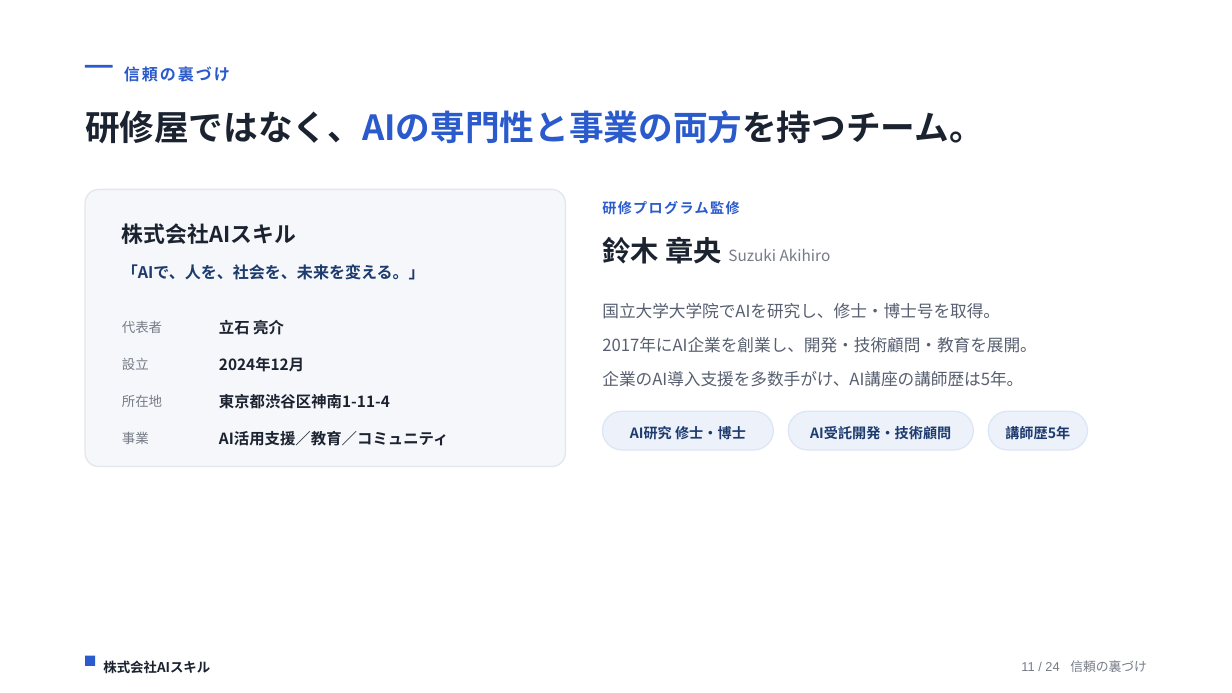
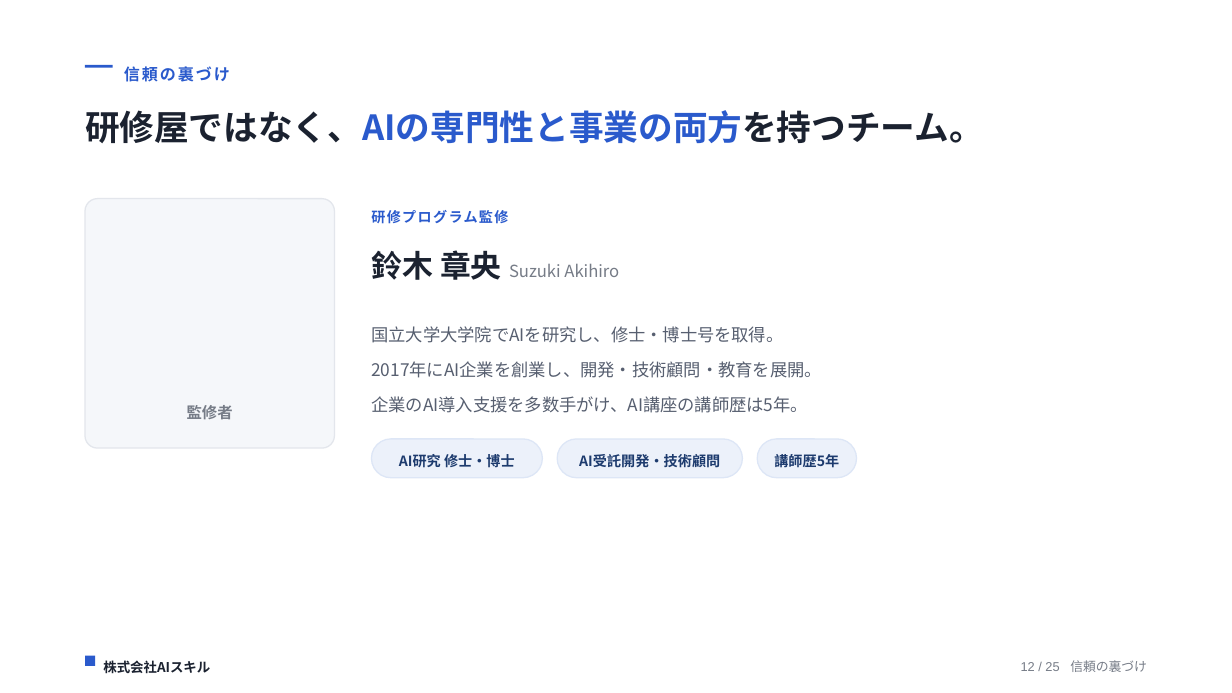
Before and after one commit to kkawano5-ui/website-redesign-machine-, a slide deck: slide 12 of proposal/ai-training-proposal-sme.pptx (slide 11 before the commit). Drawn at 1232x693 pixels with LibreOffice and Linux fonts; fonts in the diff are those of the drawing. Boxes give left, top, right and bottom in pixels: in the first picture for what was removed or moved away, otherwise in the second. Text is boxed around its words. In the diff, an @@ line names an element or a change of style, - is before the commit and + after.

```diff
--- a/proposal/ai-training-proposal-sme.pptx
+++ b/proposal/ai-training-proposal-sme.pptx
@@ rounded rectangle: place and size @@
-rounded rectangle at box(85, 189, 566, 467)
+rounded rectangle at box(85, 199, 335, 448)
@@ text "研修プログラム監修": place and size @@
-text "研修プログラム監修" at box(602, 201, 739, 215)
+text "研修プログラム監修" at box(371, 210, 508, 224)
@@ text removed at box(122, 223, 296, 244) @@
-株式会社AIスキル
@@ text "鈴木 章央 Suzuki Akihiro": place and size @@
-text "鈴木 章央 Suzuki Akihiro" at box(602, 236, 831, 264)
+text "鈴木 章央 Suzuki Akihiro" at box(371, 250, 619, 280)
@@ text "鈴木 章央 Suzuki Akihiro" at box(371, 250, 619, 280): size 22 to 24 pt in "鈴木 章央"; size 12 to 13 pt in "Suzuki Akihiro" @@
@@ text removed at box(122, 264, 425, 280) @@
-「AIで、人を、社会を、未来を変える。」
@@ text removed at box(122, 321, 162, 333) @@
-代表者
@@ text removed at box(219, 320, 284, 335) @@
-立石 亮介
@@ text "国立大学大学院でAIを研究し、修士・博士号を取得。": place and size @@
-text "国立大学大学院でAIを研究し、修士・博士号を取得。" at box(602, 303, 1036, 387)
+text "国立大学大学院でAIを研究し、修士・博士号を取得。" at box(371, 326, 822, 413)
@@ text "国立大学大学院でAIを研究し、修士・博士号を取得。" at box(371, 326, 822, 413): size 13 to 13.5 pt @@
@@ text removed at box(122, 358, 149, 370) @@
-設立
@@ text removed at box(219, 357, 304, 372) @@
-2024年12月
@@ text removed at box(122, 395, 162, 407) @@
-所在地
@@ text added at box(187, 405, 233, 419), 12 pt, text #767C87, bold @@
+監修者
@@ text removed at box(219, 394, 390, 409) @@
-東京都渋谷区神南1-11-4
@@ rounded rectangle removed at box(989, 411, 1088, 450) @@
@@ text removed at box(122, 432, 149, 444) @@
-事業
@@ text removed at box(219, 431, 449, 446) @@
-AI活用支援／教育／コミュニティ
@@ rounded rectangle added at box(372, 439, 543, 478), fill #ECF1FA, outline #DDE6F6 1 pt @@
@@ rounded rectangle: place and size @@
-rounded rectangle at box(603, 411, 774, 450)
+rounded rectangle at box(557, 439, 742, 478)
@@ 3 texts: place and size @@
-3 texts at box(630, 426, 1070, 440)
+3 texts at box(399, 454, 839, 468)
@@ rounded rectangle: place and size @@
-rounded rectangle at box(788, 411, 973, 450)
+rounded rectangle at box(758, 439, 857, 478)
@@ text at box(1021, 660, 1147, 672): text changed @@
-11 / 24 信頼の裏づけ
+12 / 25 信頼の裏づけ
```
Also in this commit, not shown: 23 other slides changed, 1 slide added, 2 other files.
